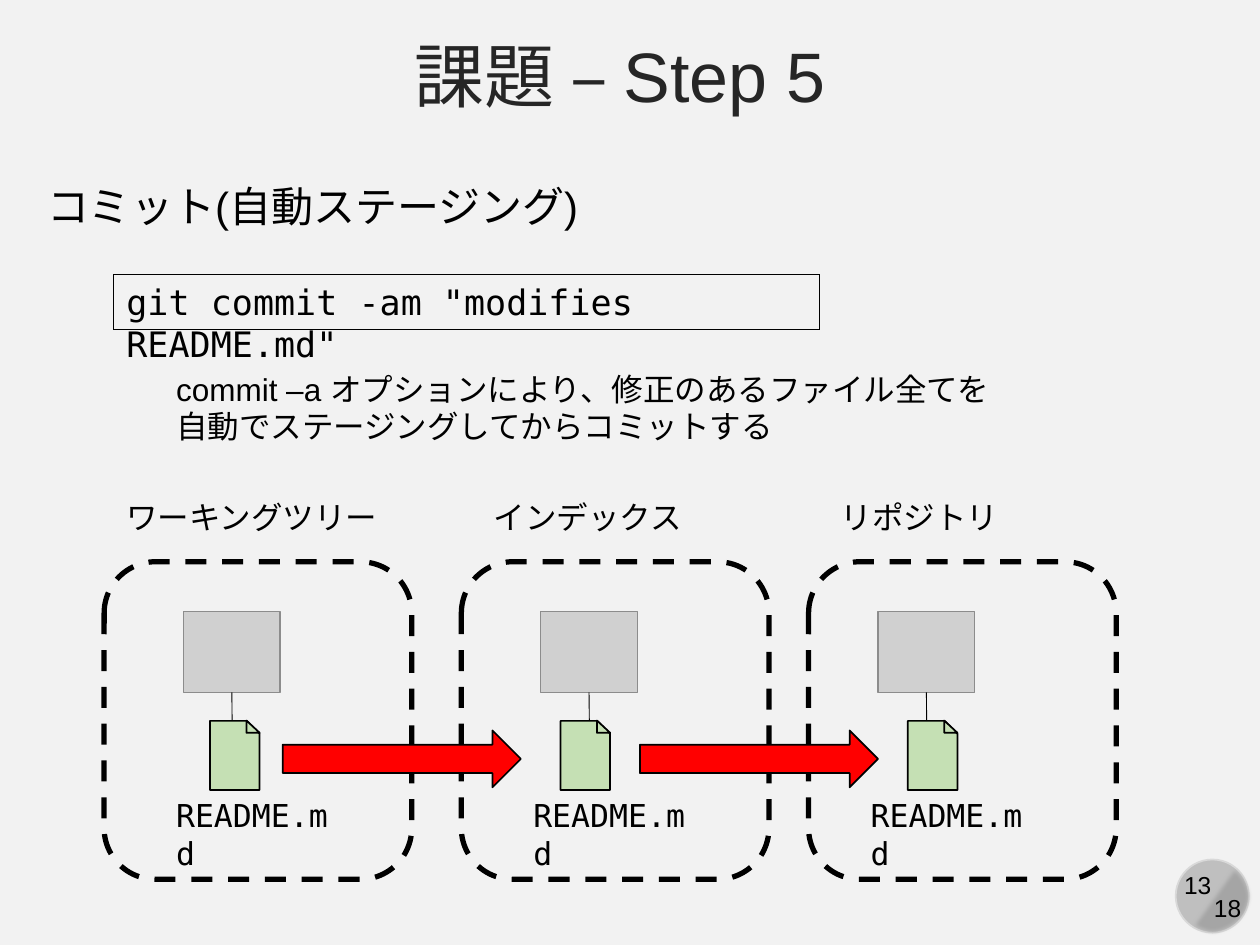
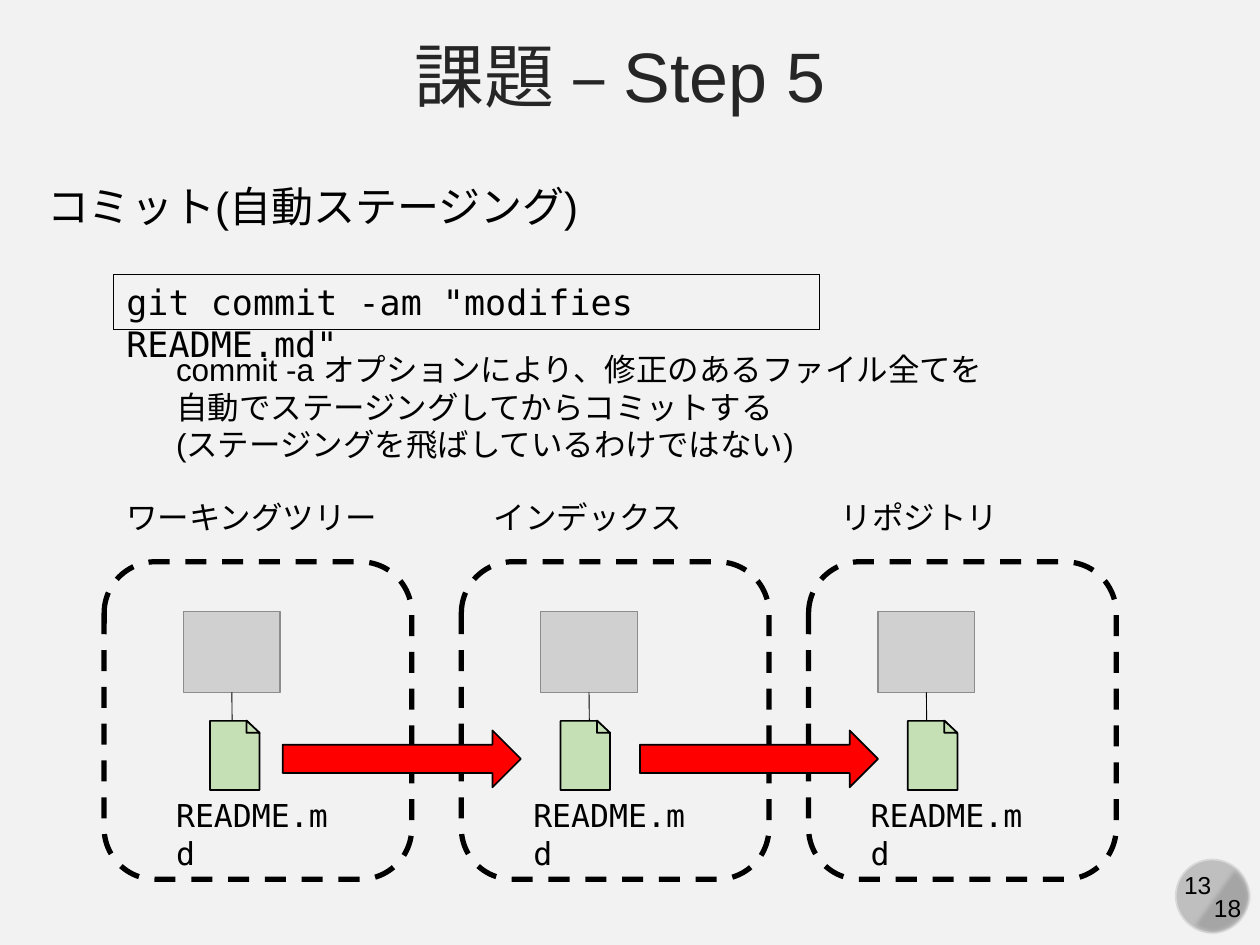
Before and after one commit to kaityo256/github, a slide deck: slide 13 of practice_basic/fig/slide.pptx. Drawn at 1260x945 pixels with LibreOffice and Linux fonts; fonts in the diff are those of the drawing; grey boxes stand for pictures. Boxes give left, top, right and bottom in pixels: in the first picture for what was removed or moved away, otherwise in the second. Text is boxed around its words. In the diff, an @@ line names an element or a change of style, - is before the commit and + after.

```diff
--- a/practice_basic/fig/slide.pptx
+++ b/practice_basic/fig/slide.pptx
@@ text "commit -a オプションにより、修正のあるファイル全てを": place and size @@
-text "commit -a オプションにより、修正のあるファイル全てを" at bbox=[176, 374, 989, 441]
+text "commit -a オプションにより、修正のあるファイル全てを" at bbox=[176, 354, 982, 462]
@@ text at bbox=[176, 354, 982, 384]: text changed @@
-commit –a オプションにより、修正のあるファイル全てを
+commit -a オプションにより、修正のあるファイル全てを
@@ text at bbox=[176, 431, 794, 462]: paragraph added @@
+(ステージングを飛ばしているわけではない)
```
Also in this commit, not shown: 7 other slides changed, 1 slide removed, 1 other file.
